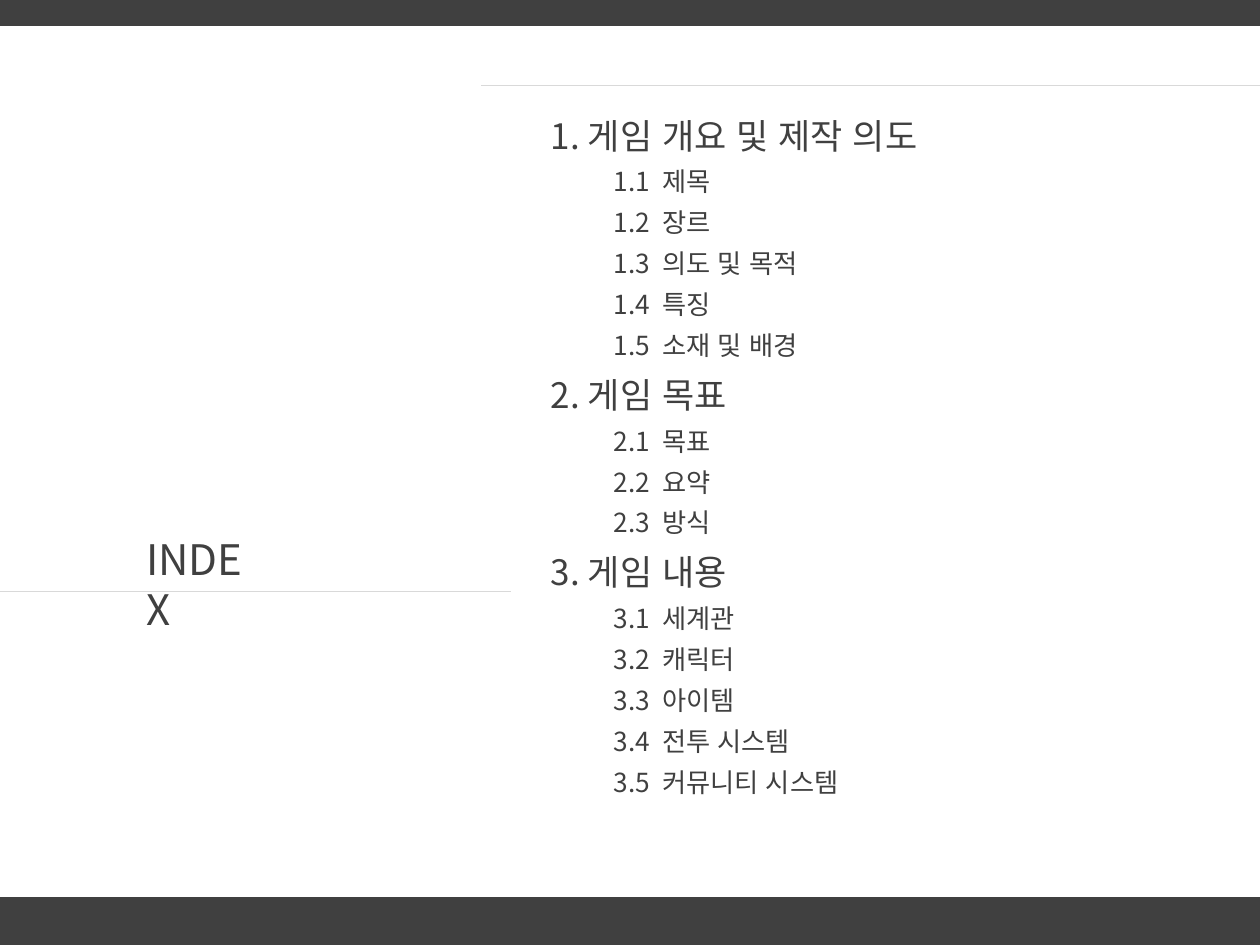
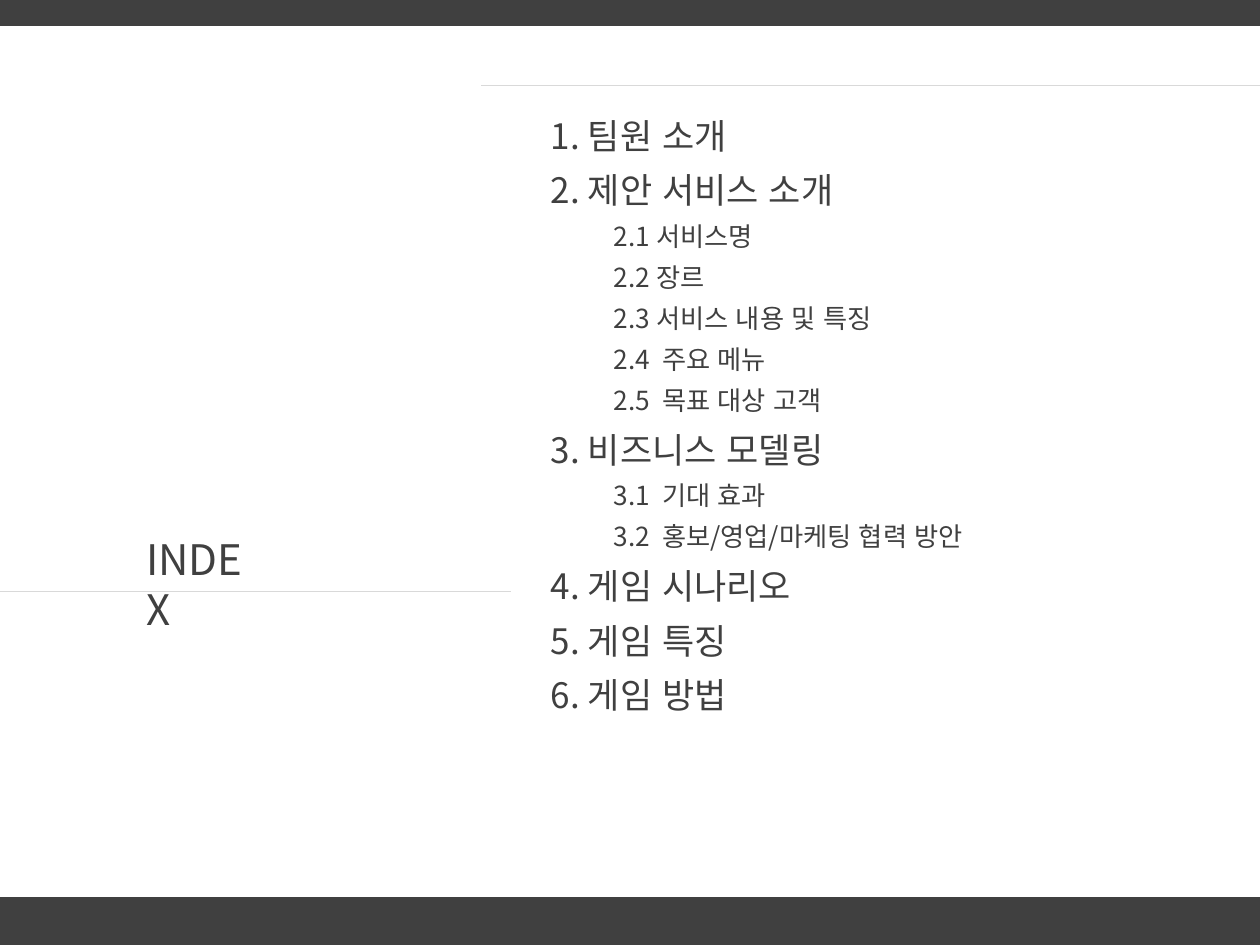
Before and after one commit to lge920904/planning_contest, a slide deck: slide 2 of tortuga bay 1.pptx. Drawn at 1260x945 pixels with LibreOffice and Linux fonts; fonts in the diff are those of the drawing; background and template pictures are left out. Boxes give left, top, right and bottom in pixels: in the first picture for what was removed or moved away, otherwise in the second. Text is boxed around its words. In the diff, an @@ line names an element or a change of style, - is before the commit and + after.

Commit message:
ppt

```diff
--- a/tortuga bay 1.pptx
+++ b/tortuga bay 1.pptx
@@ text at bbox=[551, 120, 963, 711]: text changed @@
-1. 게임 개요 및 제작 의도
-  1.1 제목
-  1.2 장르
-  1.3 의도 및 목적
-  1.4 특징
-  1.5 소재 및 배경
-2. 게임 목표
-  2.1 목표
-  2.2 요약
-  2.3 방식
-3. 게임 내용
-  3.1 세계관
-  3.2 캐릭터
-  3.3 아이템
-  3.4 전투 시스템
-  3.5 커뮤니티 시스템
+1. 팀원 소개
+2. 제안 서비스 소개
+  2.1 서비스명
+  2.2 장르
+  2.3 서비스 내용 및 특징
+  2.4 주요 메뉴
+  2.5 목표 대상 고객
+3. 비즈니스 모델링
+  3.1 기대 효과
+  3.2 홍보/영업/마케팅 협력 방안
+4. 게임 시나리오
+5. 게임 특징
+6. 게임 방법
```
Also in this commit, not shown: 4 other slides changed, 13 slides added, 1 slide removed, 2 other files.
